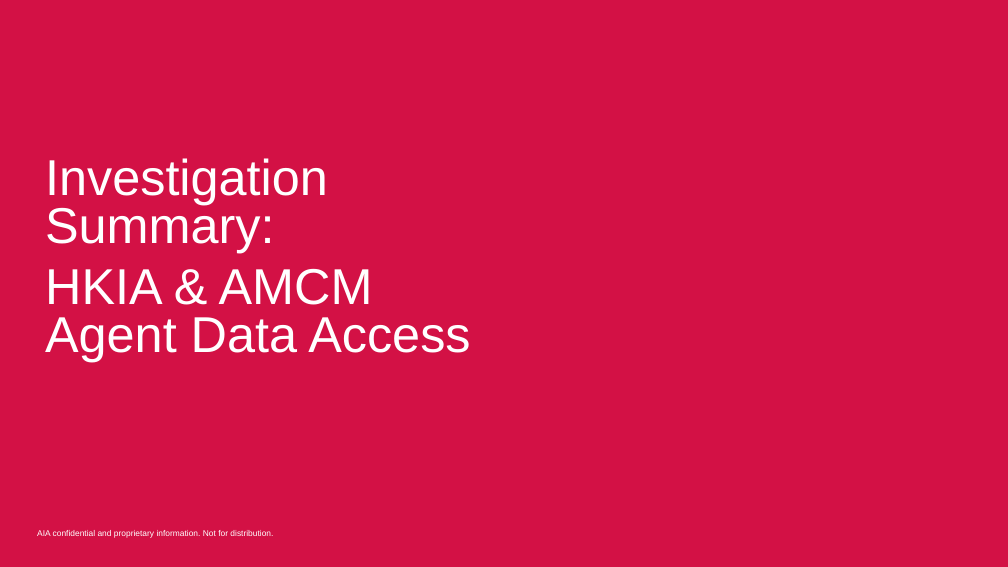
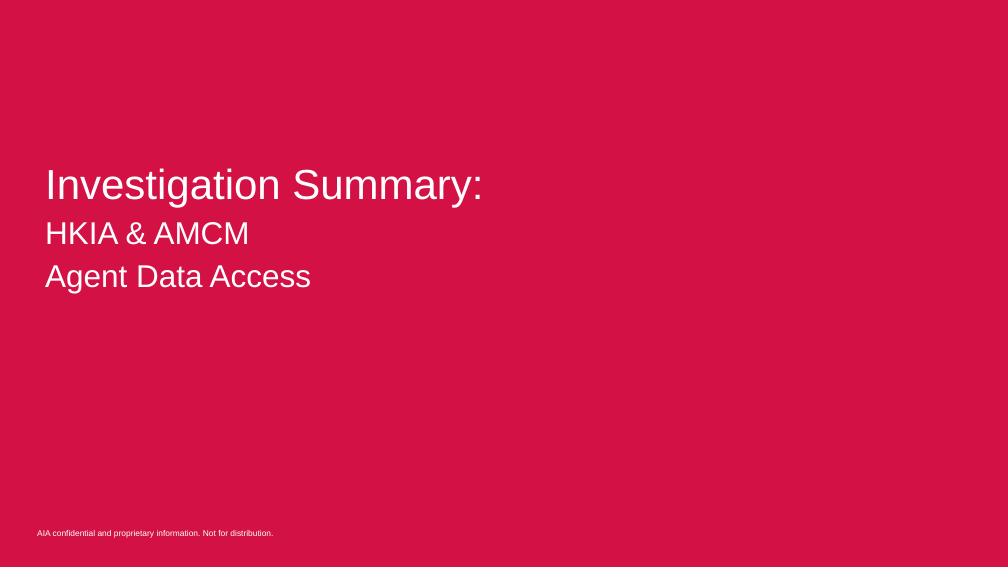
Before and after one commit to harrysokool/AIA-work, a slide deck: slide 1 of powerpoint/fetch_agent-draft.pptx. Drawn at 1008x567 pixels with LibreOffice and Linux fonts; fonts in the diff are those of the drawing; background and template pictures are left out. Boxes give left, top, right and bottom in pixels: in the first picture for what was removed or moved away, otherwise in the second. Text is boxed around its words. In the diff, an @@ line names an element or a change of style, - is before the commit and + after.

```diff
--- a/powerpoint/fetch_agent-draft.pptx
+++ b/powerpoint/fetch_agent-draft.pptx
@@ text "Investigation Summary:": place and size @@
-text "Investigation Summary:" at <box>45,158,470,362</box>
+text "Investigation Summary:" at <box>45,168,483,293</box>
@@ text at <box>45,168,483,207</box>: size 48 to 40 pt in "Investigation Summary:" @@
@@ text at <box>45,222,311,293</box>: text changed; size 48 to 30 pt @@
-HKIA & AMCM Agent Data Access
+HKIA & AMCM
+Agent Data Access
```
Also in this commit, not shown: 4 other slides changed, 1 slide added, 3 other files.
